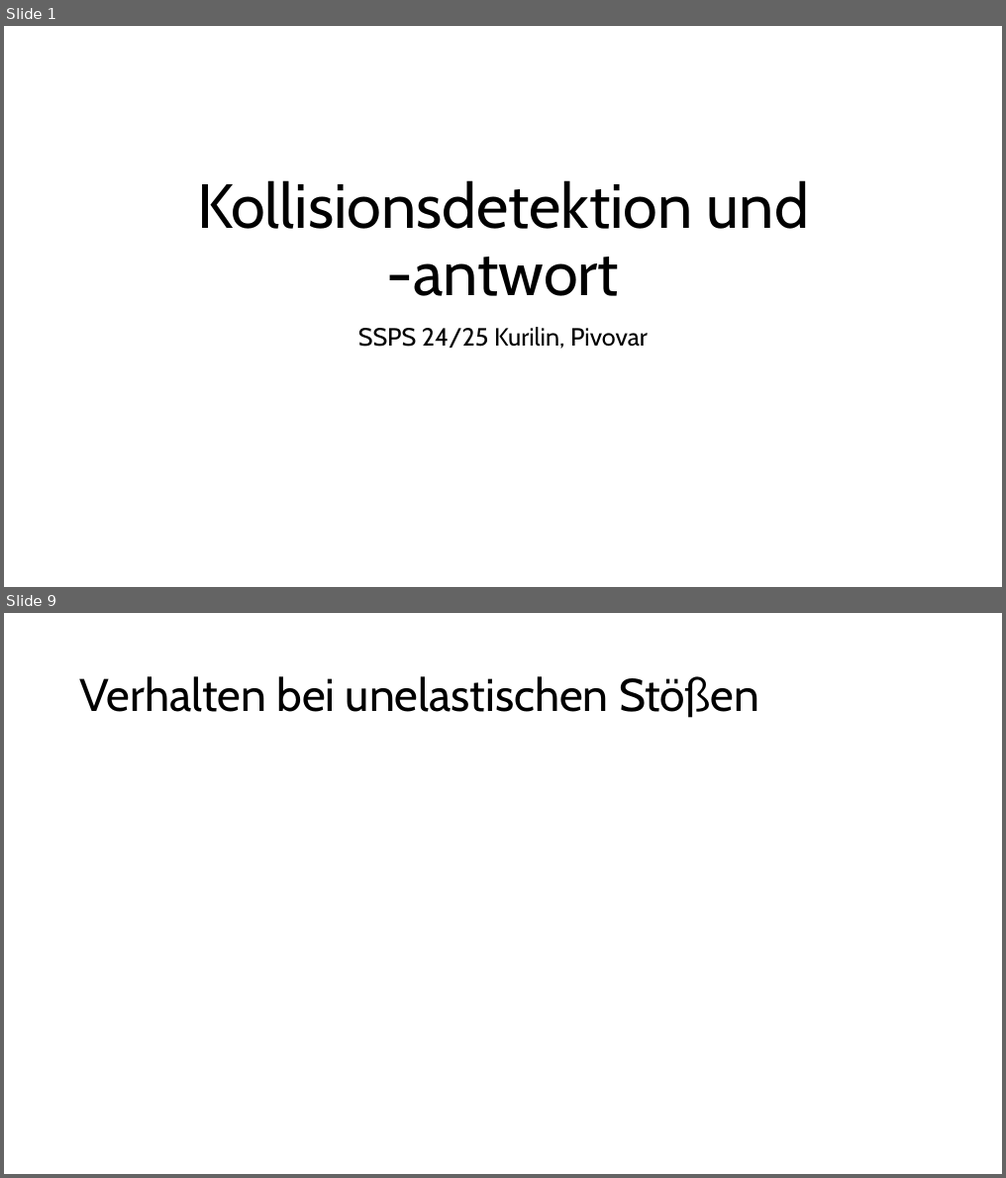
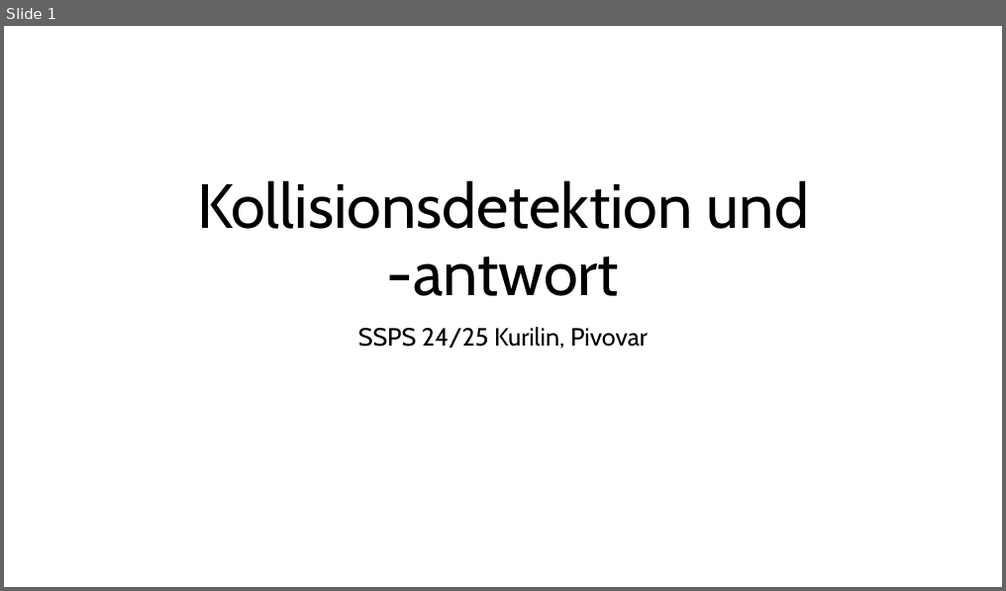
Before and after one commit to rippeddeadlift/Billard_SSDS, a slide deck: SSPS_11.12_sketch.pptx. Shown one above the other, each under a label of ours: slides 1 and 9 before the commit, slide 1 after it; the slides between them are not shown. The pictures are 1006x1178 and 1006x591 pixels, drawn with LibreOffice and Linux fonts; fonts in the diff are those of the drawing. Boxes give left, top, right and bottom in pixels: in the first picture for what was removed or moved away, otherwise in the second. Text is boxed around its words. In the diff, an @@ line names an element or a change of style, - is before the commit and + after.

```diff
--- a/SSPS_11.12_sketch.pptx
+++ b/SSPS_11.12_sketch.pptx
@@ slide 9 removed at [4, 613, 1002, 1174], background #FFFFFF @@
@@ title removed at [80, 676, 759, 718] @@
-Verhalten bei unelastischen Stößen
```
Also in this commit, not shown: 7 slides changed, 6 slides added, 8 other files.
